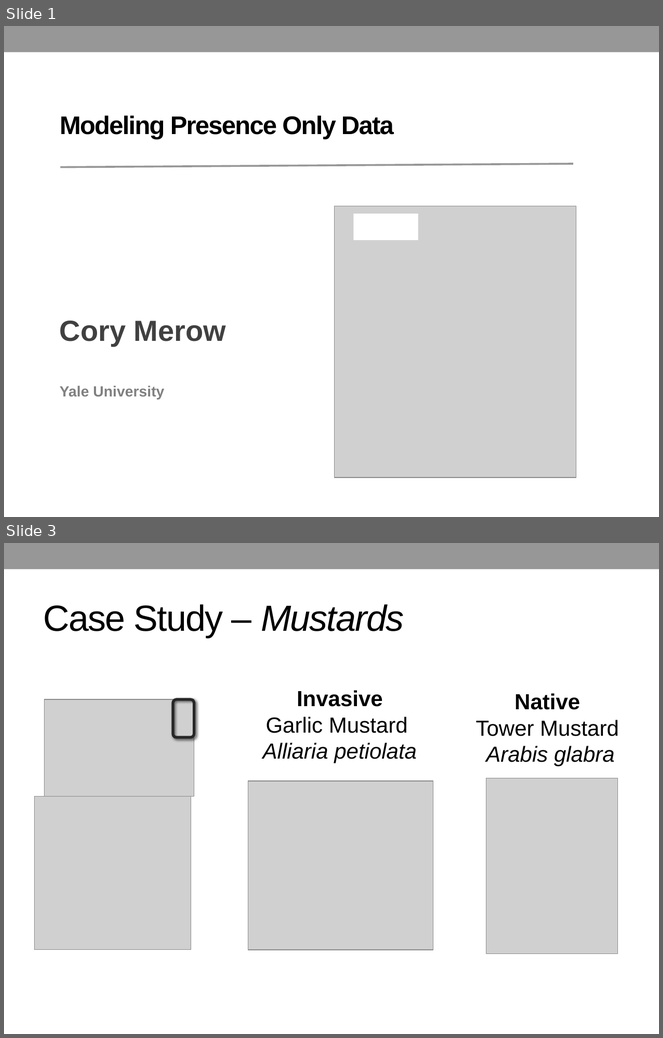
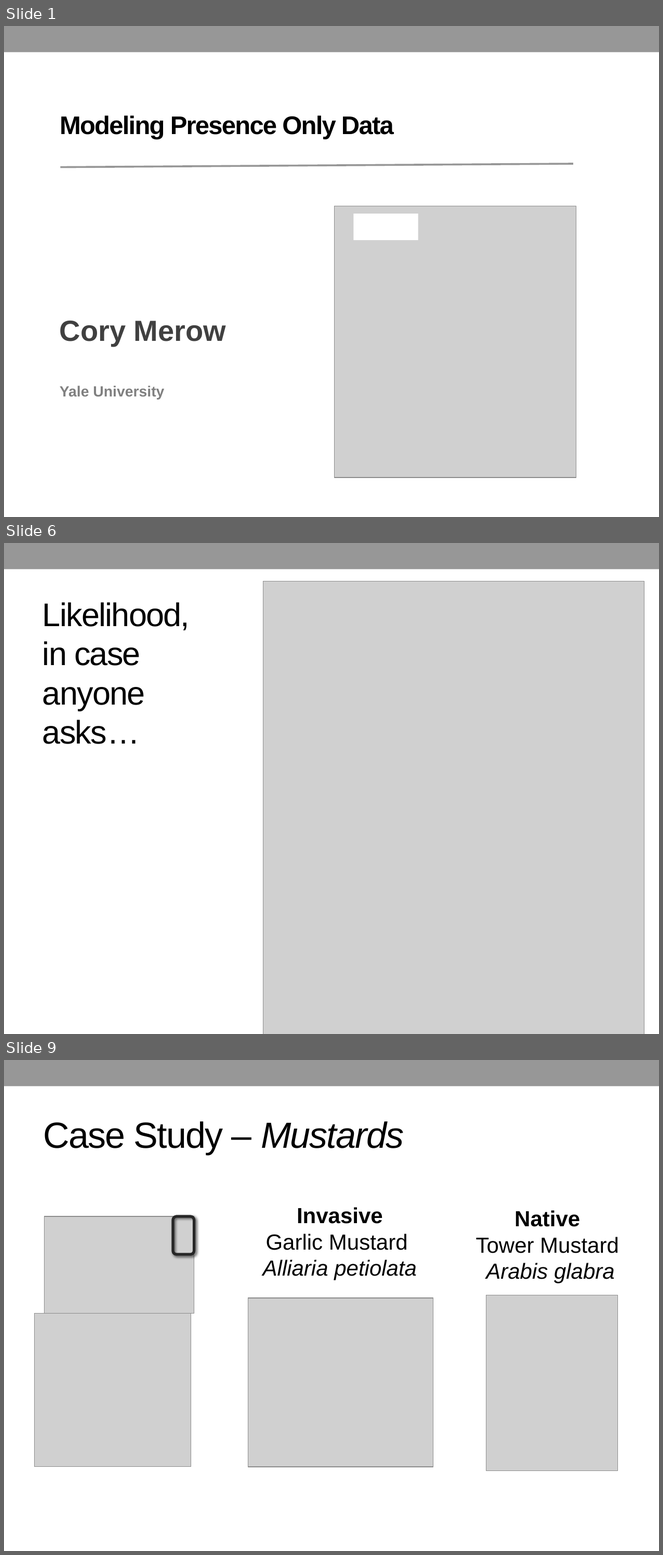
Before and after one commit to YaleBGCC/Course, a slide deck: 101_assets/Intro.pptx. Shown one above the other, each under a label of ours: slides 1 and 3 before the commit, slides 1, 6 and 9 after it; the slides between them are not shown. The pictures are 663x1038 and 663x1555 pixels, drawn with LibreOffice and Linux fonts; fonts in the diff are those of the drawing; grey boxes stand for pictures. Boxes give left, top, right and bottom in pixels: in the first picture for what was removed or moved away, otherwise in the second. Text is boxed around its words. In the diff, an @@ line names an element or a change of style, - is before the commit and + after.

```diff
--- a/101_assets/Intro.pptx
+++ b/101_assets/Intro.pptx
@@ slide 6 added at box(4, 543, 659, 1034), background #FFFFFF; not listed: 1 template element that a slide beside it also shows @@
@@ picture added at box(263, 581, 645, 1034) @@
@@ title added at box(42, 602, 190, 744), 36 pt, text #000000 @@
+Likelihood,
+in case
+anyone
+asks…
@@ what was slide 3 is now slide 9 @@
```
Also in this commit, not shown: 2 slides changed, 6 other slides added, 1 slide removed, 5 other files.
